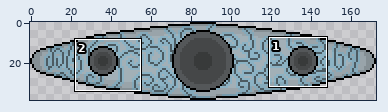
Pixel-art file -- Assets/Sprites/Artifacts/Silver-bracelet.aseprite. Above: a wide view before the commit, with the close-up outlined.
Close-up. Old version:
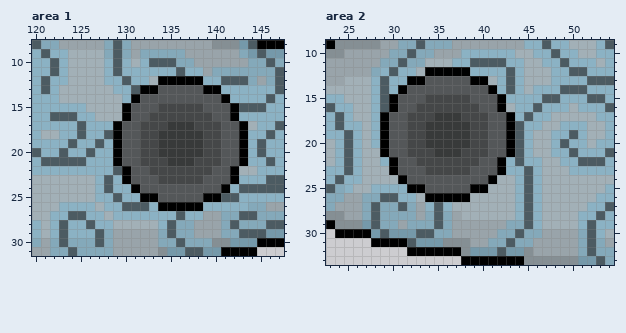
173x39 pixels, 1 frame. Shown: area 1: x 120..147, y 8..31; area 2: x 23..54, y 9..33.
The same view after the edit:
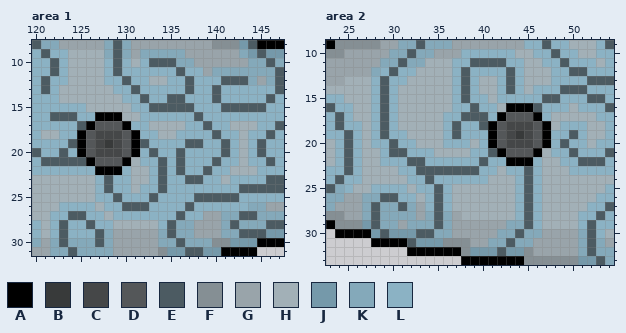
Palette (. is transparent): A #000000  B #383a3a  C #454748  D #545759  E #4c5b62  F #858f94  G #99a4aa  H #a2b0b7  J #7599aa  K #84a9ba  L #8bb2c4
Edits made:
Changed rows in their new state; - is an unchanged pixel.
Area 1, layer "Slots":
first column x 125:
12 ---------HLLEL-----
13 -------LLLLLELLE---
14 ------LELLEELLLEL--
15 -----HLLEEEEELLLEE-
16 --AAAHHLLLLLLELLLL-
17 -ADDDALLHHHHLLELLHH
18 ADCCC-ALLHHLLLLELLH
19 ADCBC-AELLLLEELLELH
20 ADCCC-ALELLELLLLELH
21 -ADDDAHLLELELLLELLH
22 --AAALHHLELELLELLH-
23 -----LHHLELLEELLHL-
24 ------HLLELLLLLLL--
25 -------LELLLLEEE---
26 ---------LLLEL-----
Area 2, layer "Slots":
first column x 29:
12 -----HHHLE---------
13 ---HHHHHLELH-------
14 --HHHHHHLELHH------
15 -LHHHHHHLELLHL-----
16 -LHHHHHHLLELLHAAA--
17 ELHHHHHLLEEELADDDA-
18 ELHHHHHLELLEA-CCCDA
19 ELLHHHHLELLLA-CBCDA
20 LELLHHHLLLHLA-CCCDA
21 LEELLLHHHHLLEADDDA-
22 -LLEELLLLLLELLAAA--
23 -HLLEEEEEEELLH-----
24 --HLLELLLLLLH------
25 ---HLLELHHHH-------
26 -----LELHH---------
Where, in picture pixels (left, top, right, bottom), the same in both close-ups:
changed: (77, 76, 248, 211)
changed: (380, 67, 551, 202)
